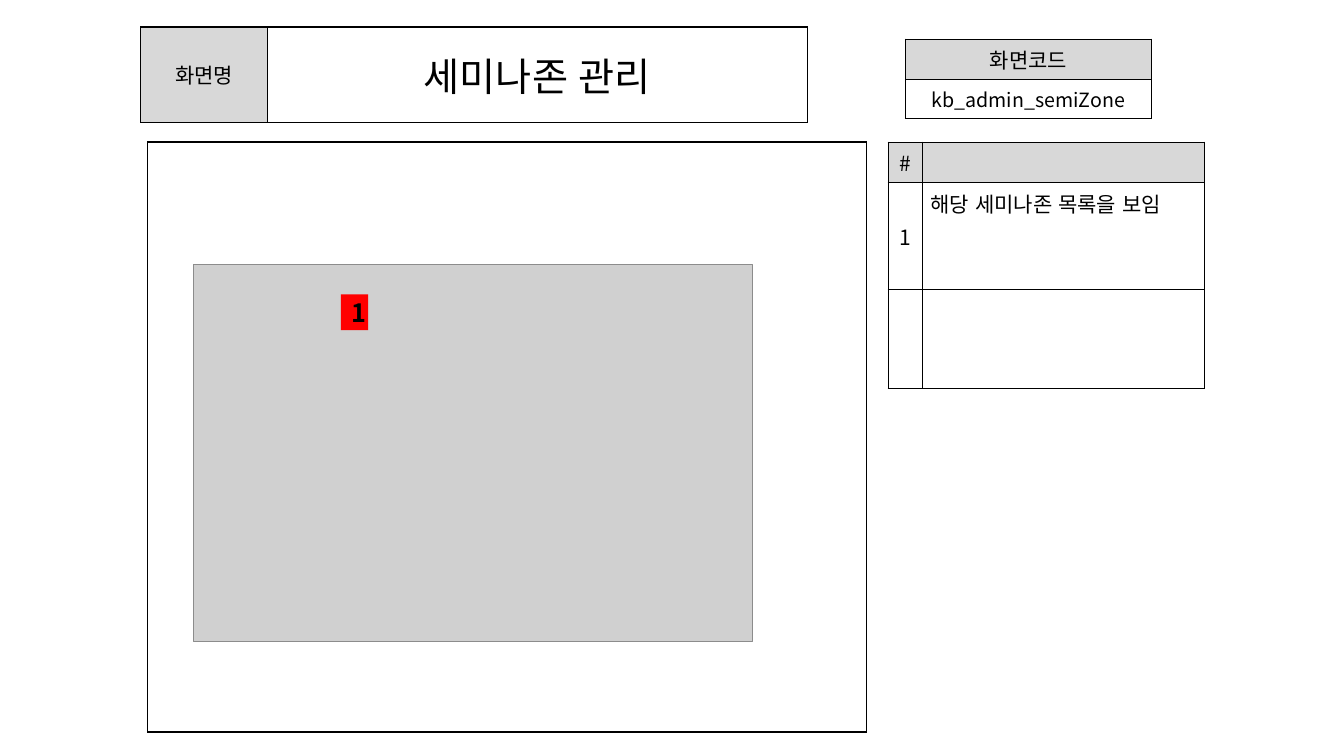
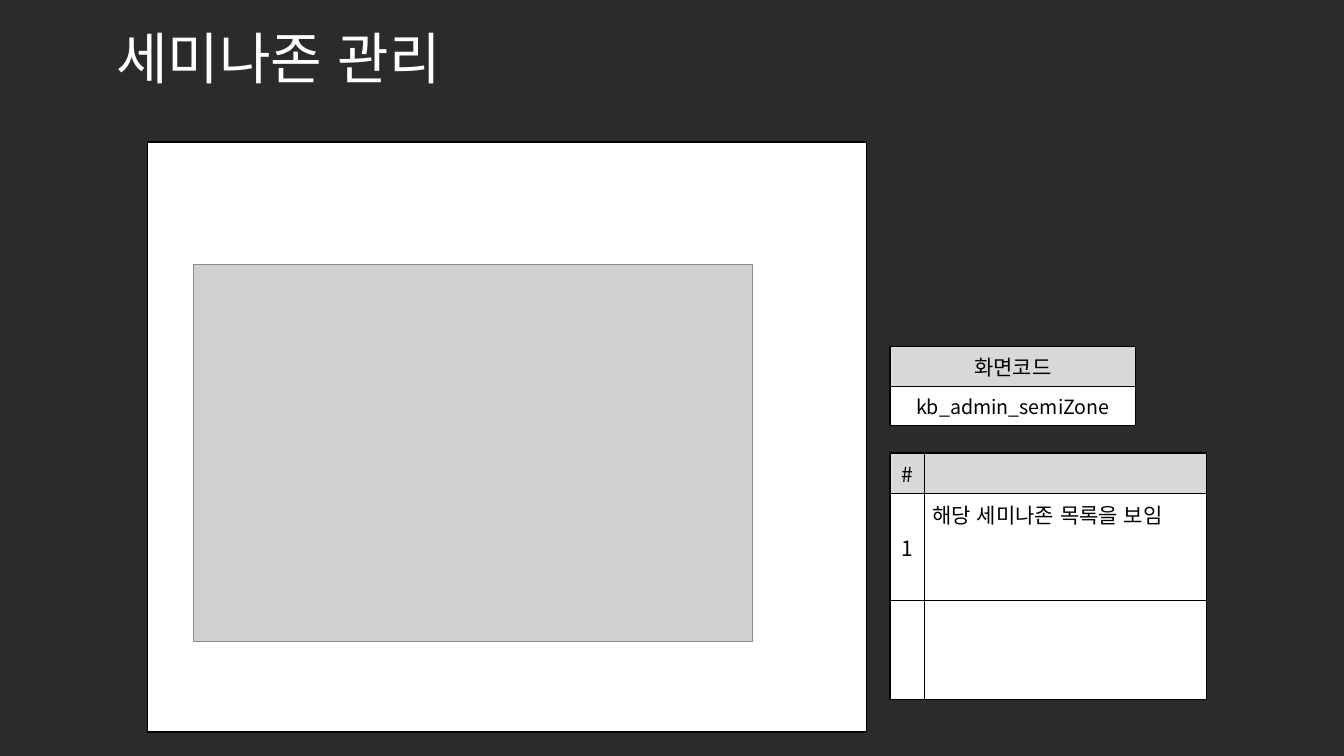
Before and after one commit to ezenteam2/e-Zone, a slide deck: slide 17 of 0 발표용 파워포인트/project05 - 파워포인트 종합 - 기범.pptx (slide 16 before the commit). Drawn at 1344x756 pixels with LibreOffice and Linux fonts; fonts in the diff are those of the drawing; grey boxes stand for pictures; background and template pictures are left out; a plain dark background stands for a picture behind light text. Boxes give left, top, right and bottom in pixels: in the first picture for what was removed or moved away, otherwise in the second. Text is boxed around its words. In the diff, an @@ line names an element or a change of style, - is before the commit and + after.

```diff
--- a/0 발표용 파워포인트/project05 - 파워포인트 종합 - 기범.pptx
+++ b/0 발표용 파워포인트/project05 - 파워포인트 종합 - 기범.pptx
@@ background #FFFFFF to picture (left out) @@
@@ table removed at (141, 27, 808, 122), 1 rows, 2 columns @@
-화면명 | 세미나존 관리
@@ title added at (116, 32, 441, 84), 40 pt, text #FFFFFF @@
+세미나존 관리
@@ text removed at (642, 88, 657, 94) @@
-3
@@ rectangle removed at (670, 87, 698, 122) @@
@@ text removed at (722, 86, 737, 122) @@
-5
@@ rectangle removed at (753, 87, 780, 122) @@
@@ text removed at (600, 90, 615, 94) @@
-2
@@ rectangle removed at (341, 294, 368, 330) @@
-1
@@ table: place and size @@
-table at (905, 39, 1151, 114)
+table at (890, 346, 1136, 421)
@@ table: place and size @@
-table at (888, 142, 1205, 387)
+table at (890, 453, 1207, 698)
```
Also in this commit, not shown: 15 other slides changed, 1 slide added, 1 other file.
